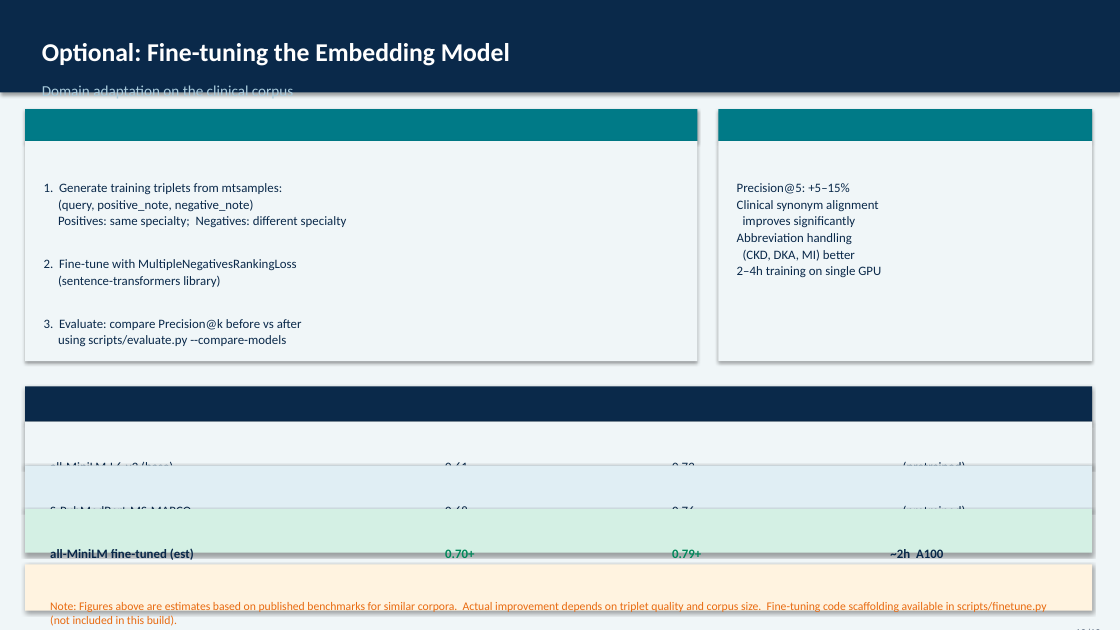
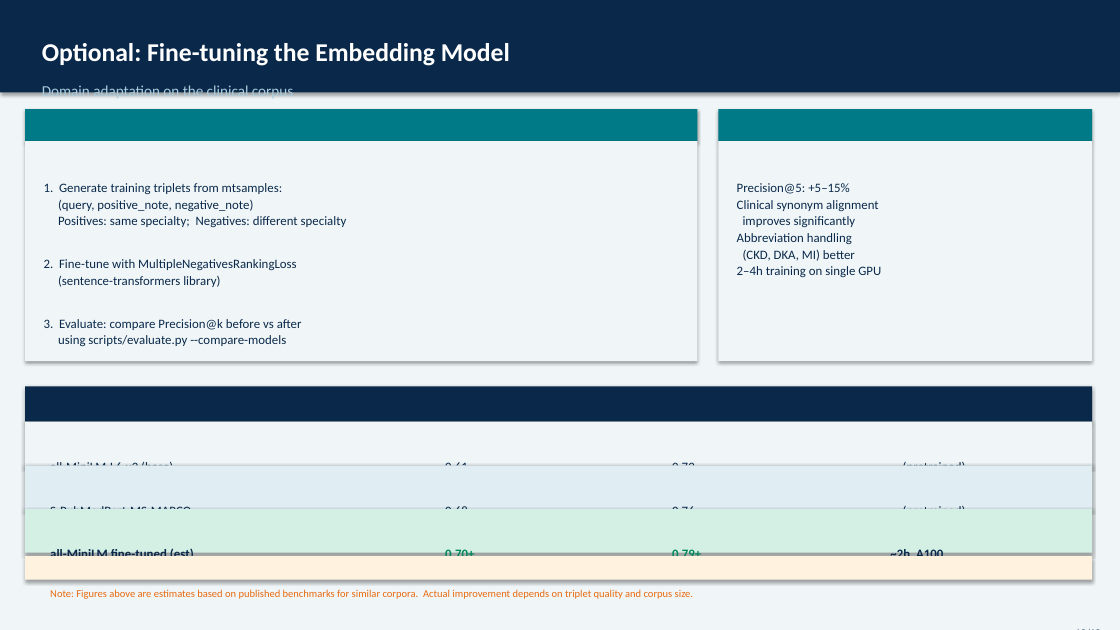
Before and after one commit to skunpoj/clinic, a slide deck: slide 10 of Clinical_Note_Retrieval_System.pptx. Drawn at 1120x630 pixels with LibreOffice and Linux fonts; fonts in the diff are those of the drawing. Boxes give left, top, right and bottom in pixels: in the first picture for what was removed or moved away, otherwise in the second. Text is boxed around its words. In the diff, an @@ line names an element or a change of style, - is before the commit and + after.

```diff
--- a/Clinical_Note_Retrieval_System.pptx
+++ b/Clinical_Note_Retrieval_System.pptx
@@ rectangle: place and size @@
-rectangle at (25, 565, 1092, 611)
+rectangle at (25, 556, 1092, 580)
@@ text at (50, 589, 693, 599): text changed; size 10 to 9 pt @@
-Note: Figures above are estimates based on published benchmarks for similar corpora. Actual improvement depends on triplet quality and corpus size. Fine-tuning code scaffolding available in scripts/finetune.py (not included in this build).
+Note: Figures above are estimates based on published benchmarks for similar corpora. Actual improvement depends on triplet quality and corpus size.
```
Also in this commit, not shown: 7 other slides changed, 3 other files.
